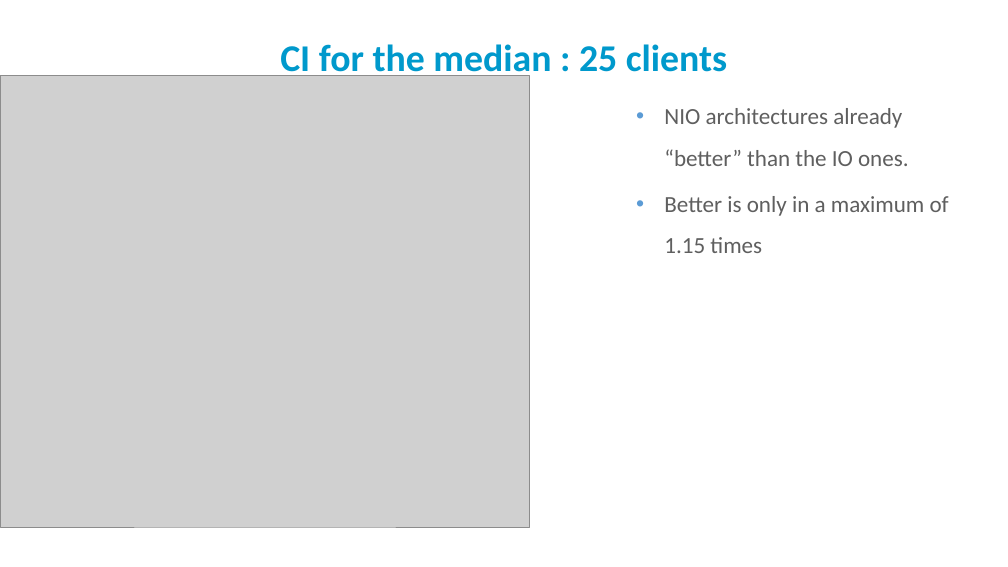
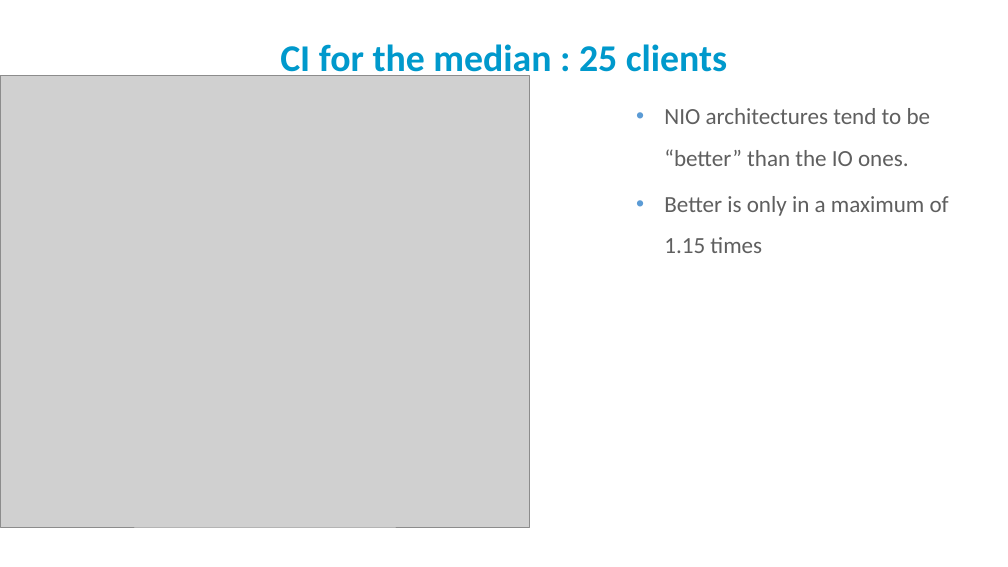
Before and after one commit to PatrickAndrade/top2developers, a slide deck: slide 17 of Perf Eval - Final presentation.pptx. Drawn at 1008x567 pixels with LibreOffice and Linux fonts; fonts in the diff are those of the drawing; grey boxes stand for pictures; background and template pictures are left out. Boxes give left, top, right and bottom in pixels: in the first picture for what was removed or moved away, otherwise in the second. Text is boxed around its words. In the diff, an @@ line names an element or a change of style, - is before the commit and + after.

```diff
--- a/Perf Eval - Final presentation.pptx
+++ b/Perf Eval - Final presentation.pptx
@@ text at [664, 108, 931, 166]: text changed @@
-• NIO architectures already “better” than the IO ones.
+• NIO architectures tend to be “better” than the IO ones.
```
Also in this commit, not shown: 5 other slides changed.
